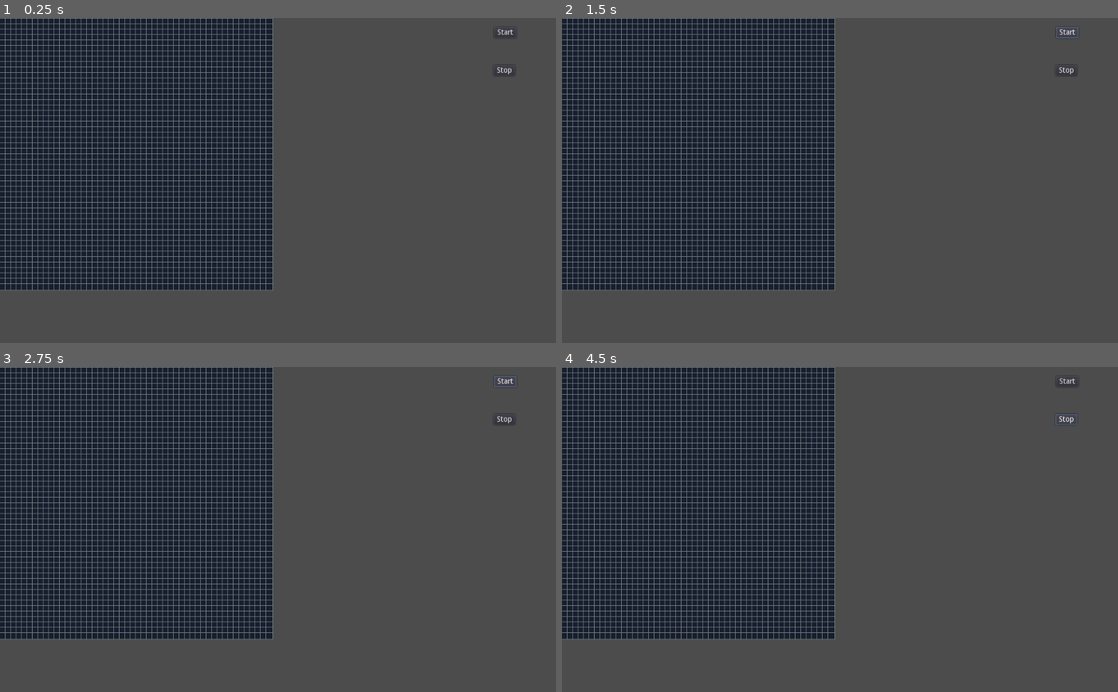
Above: before the commit, frames 1-4 (two rows, left to right).
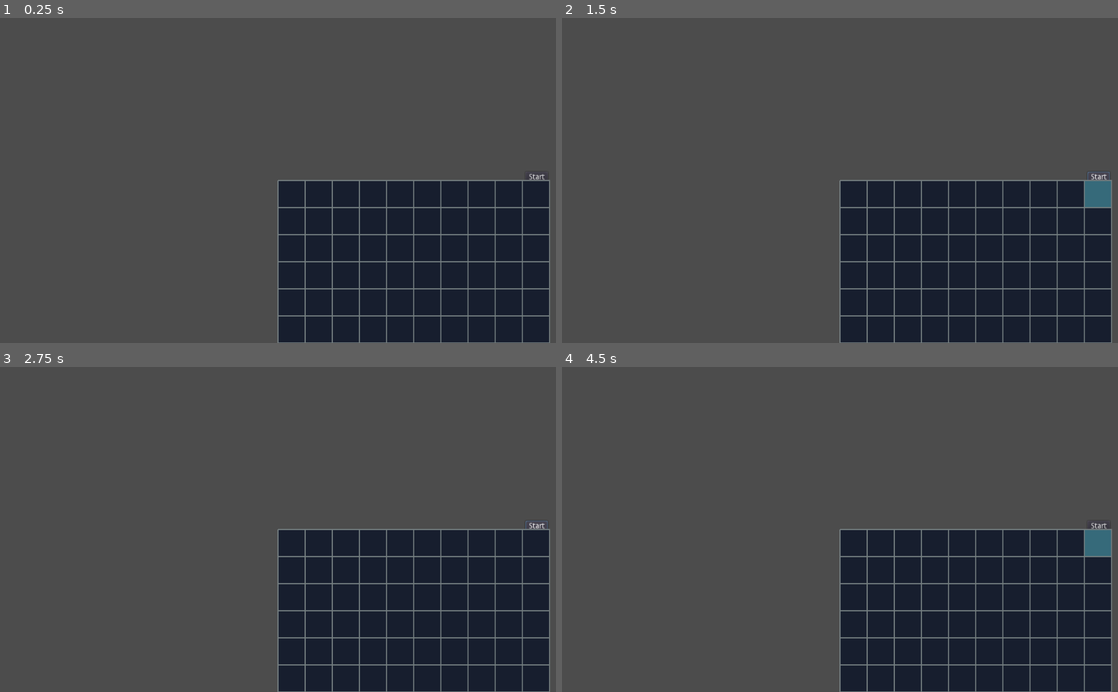
Above: after the commit, the same moments.

Repository: BardiTheWeird/godotOfLife
Game: Godot game, scene res://GameOfLife.tscn
Two runs of this game, one before a commit and one after it. Both use one fixed random seed, a clock stepped at 60 frames per second and the inputs below.
Inputs:
- Up to frame 1 (0.25 s): no input
- Up to frame 2 (1.5 s): click "Stop" at 0.5 s; click "Start" at 1.25 s
- Up to frame 3 (2.75 s): click "Start" at 2 s
- Up to frame 4 (4.5 s): click "Stop" at 2.75 s; click "Start" at 3.5 s; click "Stop" at 4.25 s

The runs differ from the first frame. In frame 1, 59% of the frame differs, in the area x 0-99%, y 0-100%; in frame 2, 60%; in frame 3, 60%; in frame 4, 59%.

Commit message:
dragging camera; better tile selection; selection tweens

Diff:
--- /dev/null
+++ b/Camera2D.gd
@@ -0,0 +1,17 @@
+extends Camera2D
+
+var mouse_start_pos
+var screen_start_position
+
+var dragging = false
+
+func _input(event):
+	if event.is_action("drag"):
+		if event.is_pressed():
+			mouse_start_pos = event.position
+			screen_start_position = position
+			dragging = true
+		else:
+			dragging = false
+	elif event is InputEventMouseMotion and dragging:
+		position = zoom * (mouse_start_pos - event.position) + screen_start_position
--- a/GameOfLife.gd
+++ b/GameOfLife.gd
@@ -20,11 +20,33 @@
 		updates_map[x].resize(map_size.y)
 		for y in range(map_size.y):
 			var tile : Tile = tile_scene.instance()
-			tile.set_dead()
+			add_child(tile)
 			tile.translate(Vector2(tile_width * x, tile_width * y))
 			map[x][y] = tile
 			updates_map[x][y] = null
-			add_child(tile)
+
+
+func _process(delta):
+	switch_tile_state_on_mouse_press()
+
+func switch_tile_state_on_mouse_press():
+	if not Input.is_action_just_pressed("switch_tile"):
+		return
+
+	var map_min = Vector2.ZERO
+	var map_max = tile_width * map_size
+
+	var mouse_pos = get_local_mouse_position()
+	var mouse_in_bounds = \
+		mouse_pos.x >= map_min.x and mouse_pos.y >= map_min.y and \
+		mouse_pos.x < map_max.x and mouse_pos.y < map_max.y
+	if not mouse_in_bounds:
+		return
+
+	var tile_index = mouse_pos / tile_width
+	tile_index.x = floor(tile_index.x)
+	tile_index.y = floor(tile_index.y)
+	map[tile_index.x][tile_index.y].switch_state()
 
 # move game a step forward
 func _on_Timer_timeout():
--- a/GameOfLife.tscn
+++ b/GameOfLife.tscn
@@ -1,31 +1,48 @@
-[gd_scene load_steps=3 format=2]
+[gd_scene load_steps=4 format=2]
 
 [ext_resource path="res://Tile.tscn" type="PackedScene" id=1]
 [ext_resource path="res://GameOfLife.gd" type="Script" id=2]
+[ext_resource path="res://Camera2D.gd" type="Script" id=3]
 
 [node name="GameOfLife" type="Node2D"]
 script = ExtResource( 2 )
-map_size = Vector2( 50, 50 )
 tile_scene = ExtResource( 1 )
-tile_width = 10
 
 [node name="Timer" type="Timer" parent="."]
 wait_time = 0.2
 
-[node name="StartButton" type="Button" parent="."]
-margin_left = 910.0
-margin_top = 17.0
-margin_right = 951.0
-margin_bottom = 37.0
+[node name="Camera2D" type="Camera2D" parent="."]
+current = true
+script = ExtResource( 3 )
+
+[node name="UI" type="Control" parent="Camera2D"]
+margin_left = -512.0
+margin_top = -296.0
+margin_right = 512.0
+margin_bottom = 296.0
+
+[node name="StartButton" type="Button" parent="Camera2D/UI"]
+anchor_left = 1.0
+anchor_top = 0.5
+anchor_right = 1.0
+anchor_bottom = 0.5
+margin_left = -56.0
+margin_top = -16.0
+margin_right = -15.0
+margin_bottom = 4.0
 text = "Start"
 
-[node name="StopButton" type="Button" parent="."]
-margin_left = 909.0
-margin_top = 87.0
-margin_right = 949.0
-margin_bottom = 107.0
+[node name="StopButton" type="Button" parent="Camera2D/UI"]
+anchor_left = 1.0
+anchor_top = 0.5
+anchor_right = 1.0
+anchor_bottom = 0.5
+margin_left = -55.0
+margin_top = 18.0
+margin_right = -15.0
+margin_bottom = 38.0
 text = "Stop"
 
 [connection signal="timeout" from="Timer" to="." method="_on_Timer_timeout"]
-[connection signal="pressed" from="StartButton" to="." method="_on_StartButton_pressed"]
-[connection signal="pressed" from="StopButton" to="." method="_on_StopButton_pressed"]
+[connection signal="pressed" from="Camera2D/UI/StartButton" to="." method="_on_StartButton_pressed"]
+[connection signal="pressed" from="Camera2D/UI/StopButton" to="." method="_on_StopButton_pressed"]
--- a/Tile.gd
+++ b/Tile.gd
@@ -4,17 +4,28 @@
 export (Color) var alive_color
 export (Color) var dead_color
 
+onready var tween : Tween = $Tween
+
 var alive : bool = false
+
+func _ready():
+	set_dead()
 
 func set_dead():
 	alive = false
-	color = dead_color
+	tween.interpolate_property(self, "color",
+		color, dead_color, 0.2,
+		Tween.TRANS_CUBIC, Tween.EASE_IN_OUT)
+	tween.start()
 
 func set_alive():
 	alive = true
-	color = alive_color
+	tween.interpolate_property(self, "color",
+		color, alive_color, 0.2,
+		Tween.TRANS_CUBIC, Tween.EASE_IN_OUT)
+	tween.start()
 
-func _on_ClickableArea_pressed():
+func switch_state():
 	if alive:
 		set_dead()
 	else:
--- a/Tile.tscn
+++ b/Tile.tscn
@@ -1,13 +1,8 @@
-[gd_scene load_steps=4 format=2]
+[gd_scene load_steps=2 format=2]
 
 [ext_resource path="res://Tile.gd" type="Script" id=1]
-[ext_resource path="res://ClickableArea.gd" type="Script" id=2]
-
-[sub_resource type="RectangleShape2D" id=1]
-extents = Vector2( 24, 24 )
 
 [node name="Tile" type="Polygon2D"]
-scale = Vector2( 0.25, 0.25 )
 polygon = PoolVector2Array( 0, 0, 50, 0, 50, 50, 0, 50 )
 script = ExtResource( 1 )
 __meta__ = {
@@ -18,14 +13,7 @@
 
 [node name="Border" type="Line2D" parent="."]
 points = PoolVector2Array( 0, 0, 50, 0, 50, 50, 0, 50, 0, 0 )
-width = 4.0
+width = 2.0
 default_color = Color( 0.458481, 0.494711, 0.505859, 1 )
 
-[node name="ClickableArea" type="Area2D" parent="."]
-script = ExtResource( 2 )
-
-[node name="CollisionShape2D" type="CollisionShape2D" parent="ClickableArea"]
-position = Vector2( 25, 25 )
-shape = SubResource( 1 )
-
-[connection signal="pressed" from="ClickableArea" to="." method="_on_ClickableArea_pressed"]
+[node name="Tween" type="Tween" parent="."]
--- a/project.godot
+++ b/project.godot
@@ -28,6 +28,19 @@
 
 common/drop_mouse_on_gui_input_disabled=true
 
+[input]
+
+drag={
+"deadzone": 0.5,
+"events": [ Object(InputEventMouseButton,"resource_local_to_scene":false,"resource_name":"","device":0,"alt":false,"shift":false,"control":false,"meta":false,"command":false,"button_mask":0,"position":Vector2( 0, 0 ),"global_position":Vector2( 0, 0 ),"factor":1.0,"button_index":2,"pressed":false,"doubleclick":false,"script":null)
+ ]
+}
+switch_tile={
+"deadzone": 0.5,
+"events": [ Object(InputEventMouseButton,"resource_local_to_scene":false,"resource_name":"","device":0,"alt":false,"shift":false,"control":false,"meta":false,"command":false,"button_mask":0,"position":Vector2( 0, 0 ),"global_position":Vector2( 0, 0 ),"factor":1.0,"button_index":1,"pressed":false,"doubleclick":false,"script":null)
+ ]
+}
+
 [physics]
 
 common/enable_pause_aware_picking=true
